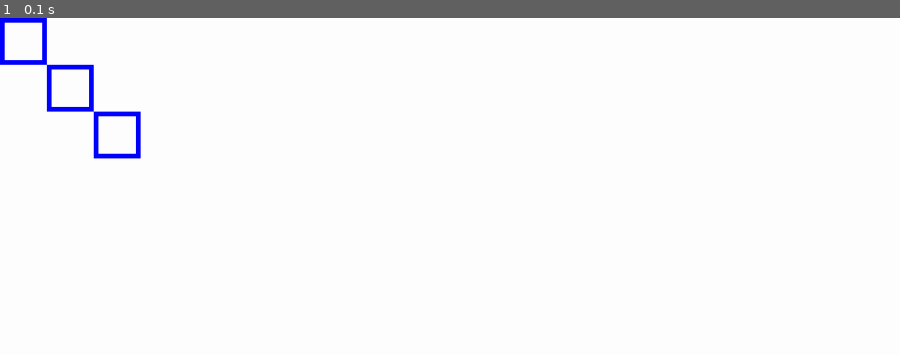
Above: before the commit, frame 1.
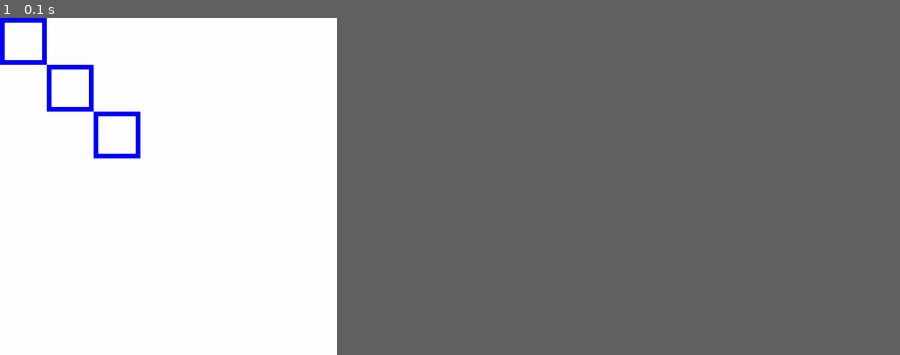
Above: after the commit, the same moment.

Repository: mfmahendr/PygamePlayground
Game: pygame game, started from 01_rect.py
Same seed, same stepped clock (60 frames per second), same inputs: the game is played once before the commit and once after it.
Inputs:
- Up to frame 1 (0.1 s): no input
In our replay, the window is 900x337 before the commit and 337x337 after it. These sizes can differ from the game's own. Grey fills any space a smaller window leaves; there, only what the larger window draws over its background counts as a difference.

The runs differ from the first frame. In frame 1, less than 0.1% of the frame differs, in the area x 10-16%, y 13-42%.

Commit message:
feat: :sparkles: add image and README

Diff:
--- a/rect.py
+++ b/01_rect.py
@@ -1,7 +1,7 @@
 import pygame
 
 pygame.init()
-screenSize = [1920, 720]
+screenSize = [720, 720]
 screen = pygame.display.set_mode(screenSize)
 color = pygame.Color(0, 0, 255)
 clock = pygame.time.Clock()
Not shown, added: README.md
Binary file added: rect.png
